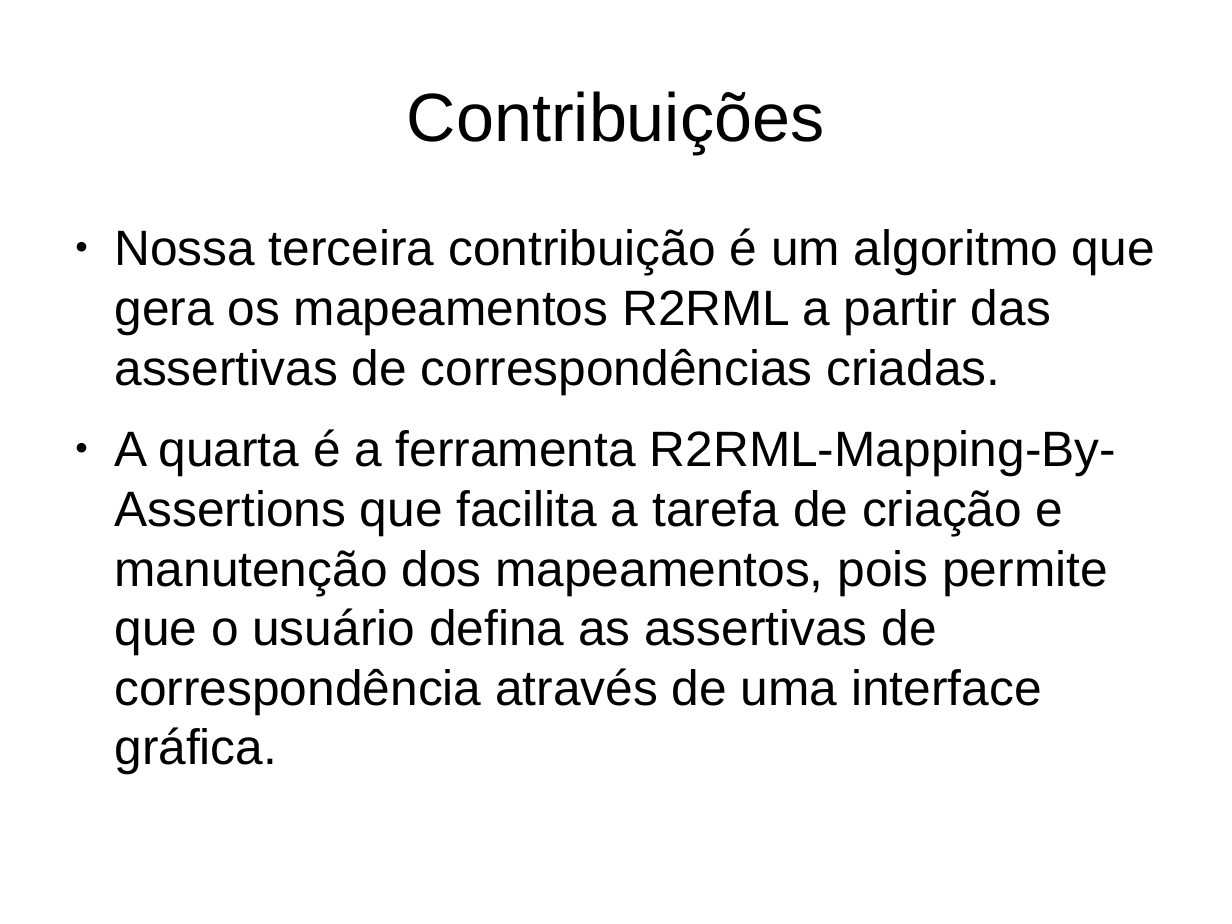
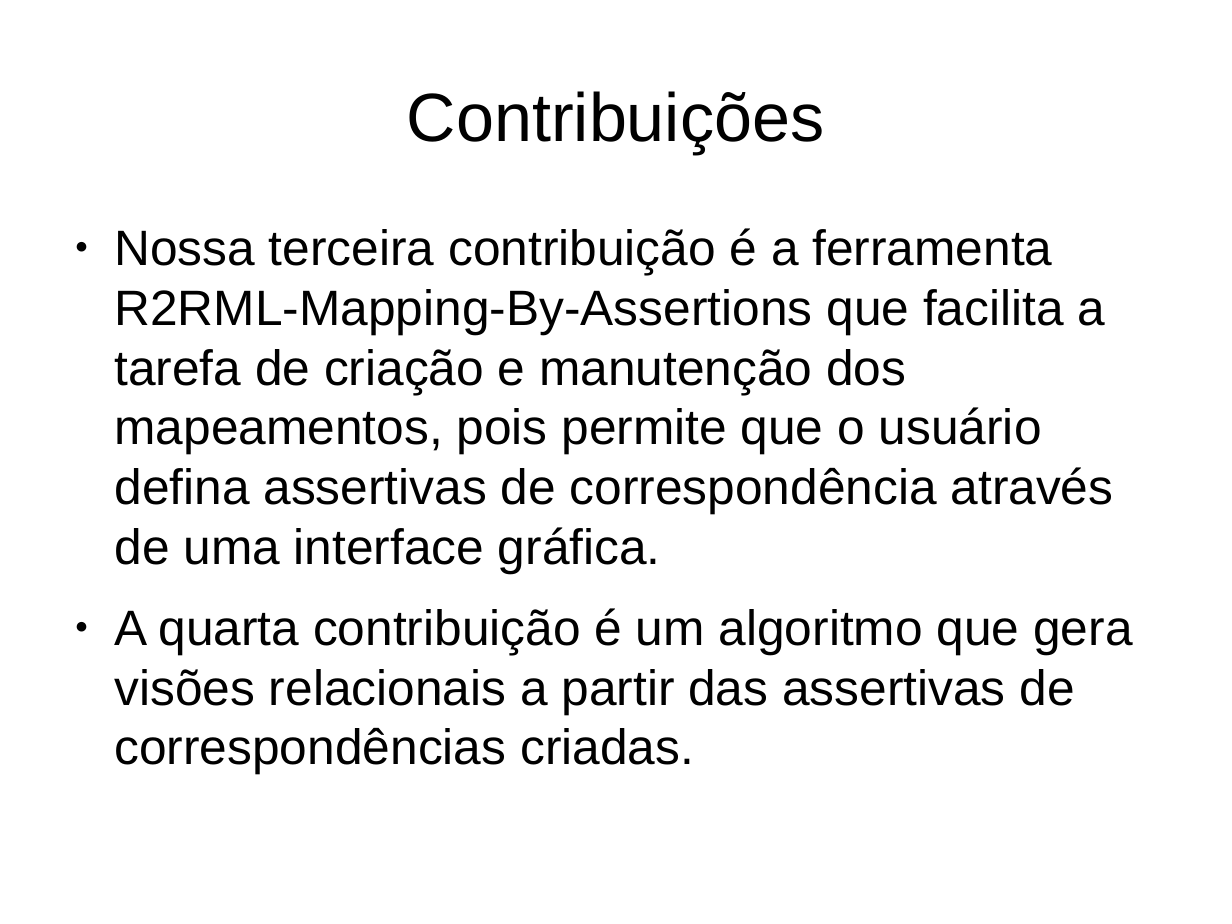
Before and after one commit to luiseufrasio/mestrado-ufc-eufrasio, a slide deck: slide 20 of docs/proposta.odp. Drawn at 1232x924 pixels with LibreOffice and Linux fonts; fonts in the diff are those of the drawing. Boxes give left, top, right and bottom in pixels: in the first picture for what was removed or moved away, otherwise in the second. Text is boxed around its words. In the diff, an @@ line names an element or a change of style, - is before the commit and + after.

```diff
--- a/docs/proposta.odp
+++ b/docs/proposta.odp
@@ text at bbox=[114, 228, 1132, 774]: text changed @@
-● Nossa terceira contribuição é um algoritmo que gera os mapeamentos R2RML a partir das assertivas de correspondências criadas.
-● A quarta é a ferramenta R2RML-Mapping-By-Assertions que facilita a tarefa de criação e manutenção dos mapeamentos, pois permite que o usuário defina as assertivas de correspondência através de uma interface gráfica.
+● Nossa terceira contribuição é a ferramenta R2RML-Mapping-By-Assertions que facilita a tarefa de criação e manutenção dos mapeamentos, pois permite que o usuário defina assertivas de correspondência através de uma interface gráfica.
+● A quarta contribuição é um algoritmo que gera visões relacionais a partir das assertivas de correspondências criadas.
```
Also in this commit, not shown: 25 other slides changed, 42 slides added, 9 slides removed.
